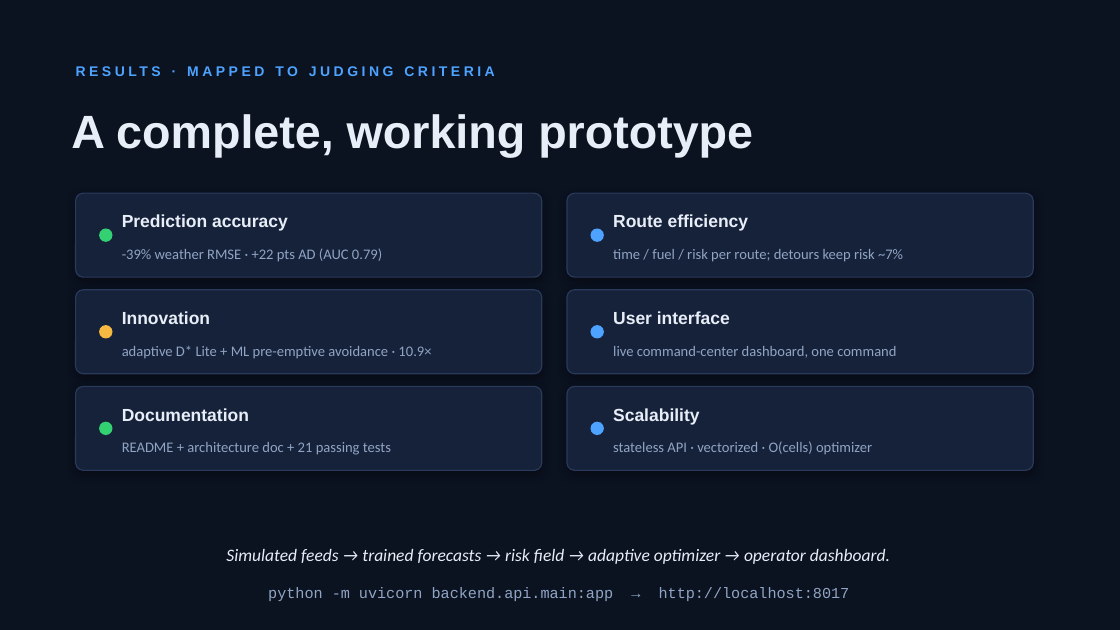
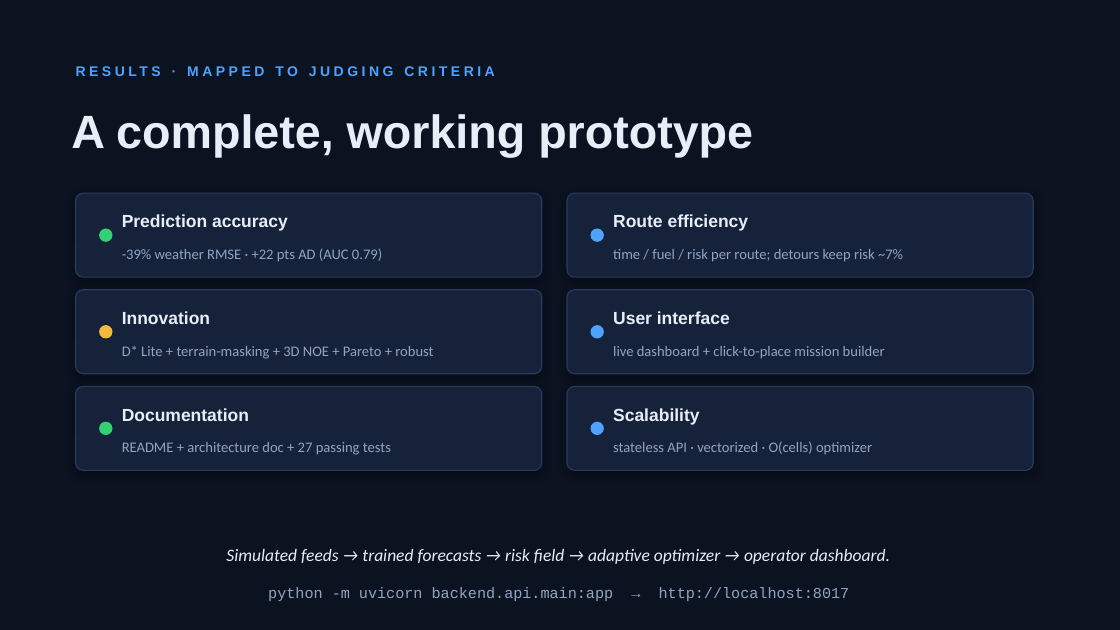
Before and after one commit to Ai7khan/uav-route-optimization-dss, a slide deck: slide 9 of docs/UAV_DSS_Deck.pptx (slide 8 before the commit). Drawn at 1120x630 pixels with LibreOffice and Linux fonts; fonts in the diff are those of the drawing. Boxes give left, top, right and bottom in pixels: in the first picture for what was removed or moved away, otherwise in the second. Text is boxed around its words. In the diff, an @@ line names an element or a change of style, - is before the commit and + after.

```diff
--- a/docs/UAV_DSS_Deck.pptx
+++ b/docs/UAV_DSS_Deck.pptx
@@ text at bbox=[122, 346, 433, 359]: text changed @@
-adaptive D* Lite + ML pre-emptive avoidance · 10.9×
+D* Lite + terrain-masking + 3D NOE + Pareto + robust
@@ text at bbox=[613, 346, 885, 359]: text changed @@
-live command-center dashboard, one command
+live dashboard + click-to-place mission builder
@@ text at bbox=[122, 442, 391, 455]: text changed @@
-README + architecture doc + 21 passing tests
+README + architecture doc + 27 passing tests
```
Also in this commit, not shown: 2 other slides changed, 1 slide added, 4 other files.
